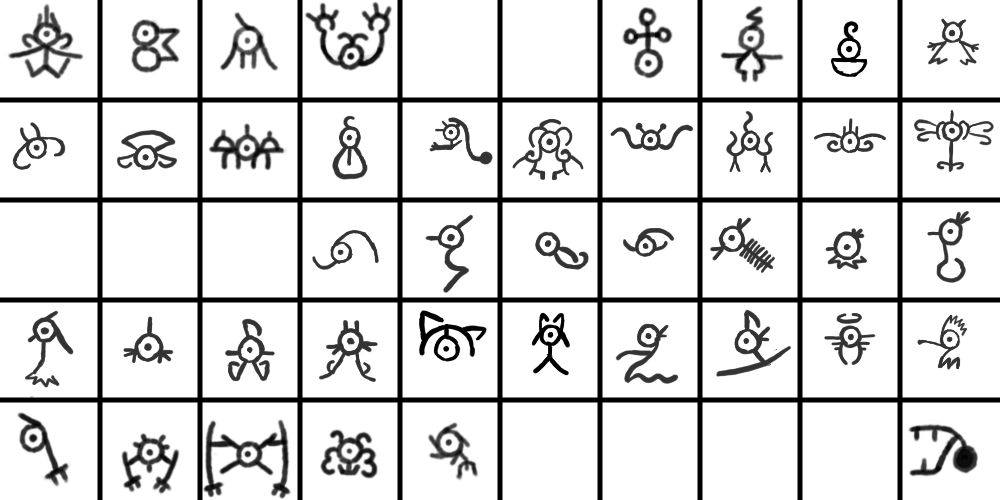
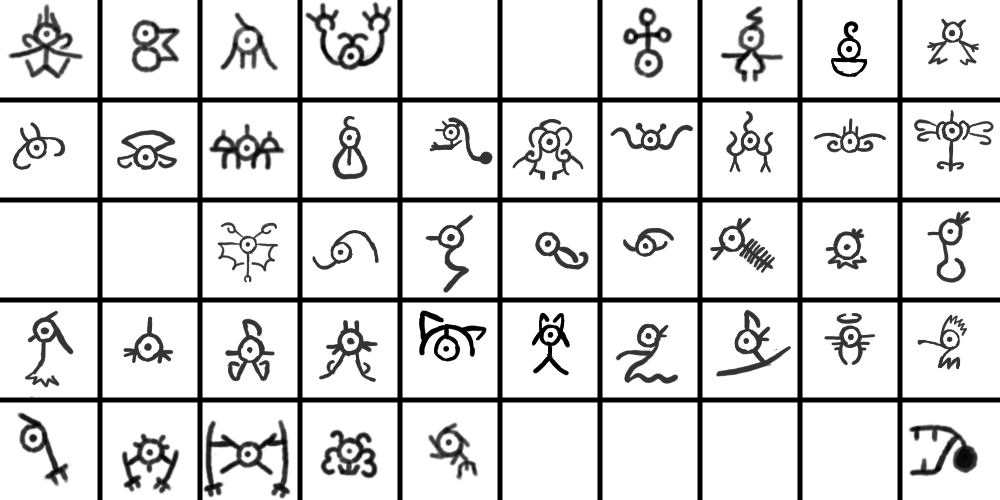
Before/after of a 1000x500 layered artwork. What changed in the layer stack:
painted on "Paint Layer 1" over bbox(217, 222, 279, 283)
